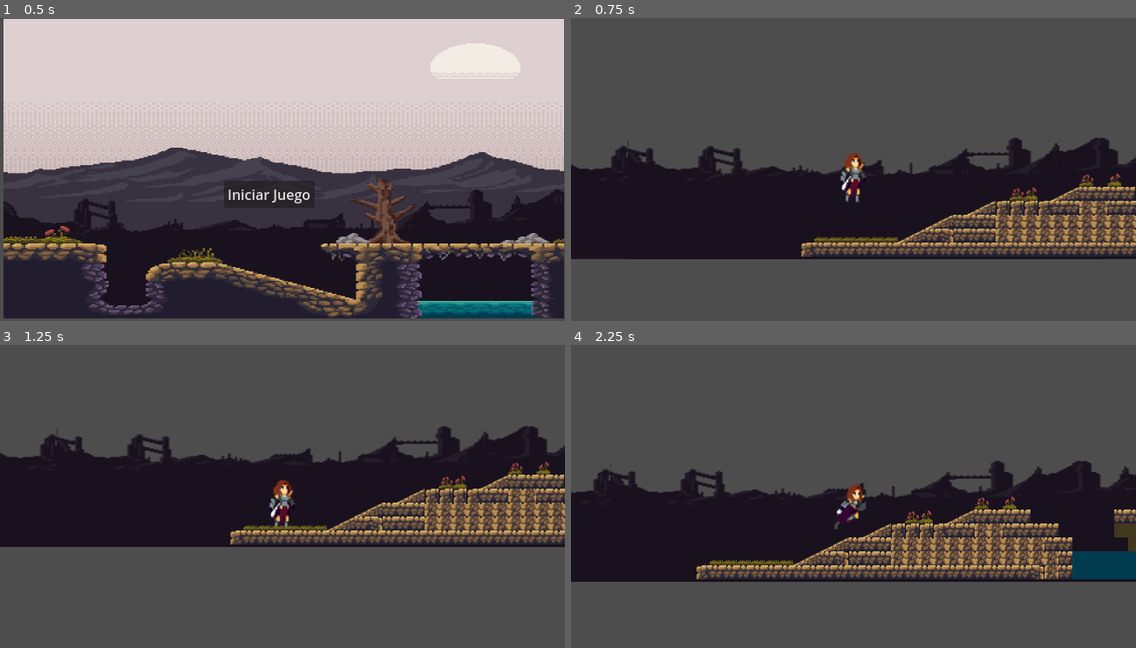
Above: before the commit, frames 1-4 (two rows, left to right).
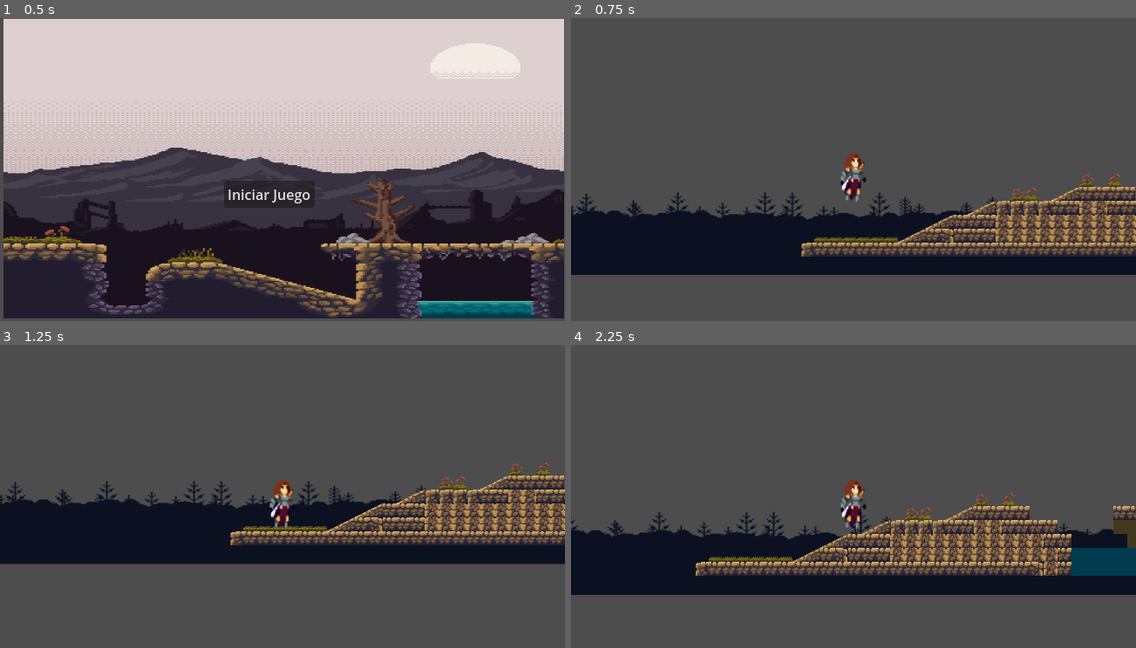
Above: after the commit, the same moments.

Repository: Lucas-tiziano-aguiar/juego-bosnia
Game: Godot game, scene res://play/menu_principal.tscn
The game is run twice, just before and just after one commit, with the same random seed, the same clock (stepped at 60 frames per second) and the same inputs.
Inputs:
- Up to frame 1 (0.5 s): no input
- Up to frame 2 (0.75 s): click "Iniciar Juego" at 0.5 s
- Up to frame 3 (1.25 s): no input
- Up to frame 4 (2.25 s): hold Z (crouch) 1.28-2.03 s; hold D (right) from 1.28 s (still down); tap W (jump) at 1.52 s; tap Shift (sprint) at 2.1 s

Frame 1 is identical in both runs. In frame 2, 20% of the frame differs, in the area x 0-100%, y 39-85%; in frame 3, 22%; in frame 4, 26%, in the area x 0-100%, y 38-83%.

Commit message:
v0.0.5

Diff:
--- a/play/mapa.tscn
+++ b/play/mapa.tscn
@@ -1,7 +1,7 @@
-[gd_scene load_steps=13 format=3 uid="uid://dh34mt2c5362e"]
+[gd_scene load_steps=15 format=3 uid="uid://dh34mt2c5362e"]
 
 [ext_resource type="PackedScene" uid="uid://dwkjalykqlw2r" path="res://play/player.tscn" id="1_ynve4"]
-[ext_resource type="Texture2D" uid="uid://dlk20lk8vf3bq" path="res://art savior/Platformer - desert/Background/BG-ruins.png" id="2_8mrjd"]
+[ext_resource type="Texture2D" uid="uid://b5pod6fs648h6" path="res://art savior/Free Pixel Art Forest/Free Pixel Art Forest/PNG/Background layers/Layer_0000_9.png" id="2_vc33e"]
 [ext_resource type="Texture2D" uid="uid://cgs65ndulccgq" path="res://art savior/Platformer - desert/Tileset/00Atlas.png" id="3_gfo6u"]
 
 [sub_resource type="RectangleShape2D" id="RectangleShape2D_tbyjy"]
@@ -11,6 +11,16 @@
 size = Vector2(33, 169.5)
 
 [sub_resource type="PhysicsMaterial" id="PhysicsMaterial_x2s2u"]
+
+[sub_resource type="NavigationPolygon" id="NavigationPolygon_urg7o"]
+vertices = PackedVector2Array(-8, -8, 8, -8, 8, 8, -8, 8)
+polygons = Array[PackedInt32Array]([PackedInt32Array(0, 1, 2, 3)])
+outlines = Array[PackedVector2Array]([PackedVector2Array(-8, -8, 8, -8, 8, 8, -8, 8)])
+
+[sub_resource type="NavigationPolygon" id="NavigationPolygon_qapfj"]
+vertices = PackedVector2Array(-8, -8, 8, -8, 8, 8, -8, 8)
+polygons = Array[PackedInt32Array]([PackedInt32Array(0, 1, 2, 3)])
+outlines = Array[PackedVector2Array]([PackedVector2Array(-8, -8, 8, -8, 8, 8, -8, 8)])
 
 [sub_resource type="NavigationPolygon" id="NavigationPolygon_mw0ji"]
 vertices = PackedVector2Array(-8, -8, 8, -8, 8, 8, -8, 8)
@@ -40,11 +50,11 @@
 1:0/0 = 0
 1:0/0/physics_layer_0/linear_velocity = Vector2(0, 0)
 1:0/0/physics_layer_0/angular_velocity = 0.0
-1:0/0/physics_layer_0/polygon_0/points = PackedVector2Array(-8, -8, 8, -8, 8, 8, -8, 8)
+1:0/0/physics_layer_0/polygon_0/points = PackedVector2Array(8, 8, -6.8125, 8, -6.9375, 2.1875, -5.3125, 0.5625, -6.5625, -1.0625, -6.5625, -6.6875, -0.5625, -8, 8, -8)
 2:0/0 = 0
 2:0/0/physics_layer_0/linear_velocity = Vector2(0, 0)
 2:0/0/physics_layer_0/angular_velocity = 0.0
-2:0/0/physics_layer_0/polygon_0/points = PackedVector2Array(-6.27557, -6.27557, 8, -8, 8, 8, -6.0988, 8)
+2:0/0/physics_layer_0/polygon_0/points = PackedVector2Array(-8, -8, 8, -8, 8, 8, -8, 8)
 3:0/0 = 0
 3:0/0/physics_layer_0/linear_velocity = Vector2(0, 0)
 3:0/0/physics_layer_0/angular_velocity = 0.0
@@ -56,7 +66,7 @@
 5:0/0 = 0
 5:0/0/physics_layer_0/linear_velocity = Vector2(0, 0)
 5:0/0/physics_layer_0/angular_velocity = 0.0
-5:0/0/physics_layer_0/polygon_0/points = PackedVector2Array(-8, -8, 5.03814, -8, 6.45235, 0.441941, 6.45235, 8, -8, 8)
+5:0/0/physics_layer_0/polygon_0/points = PackedVector2Array(8, 8, -8, 8, -8, -8, 8, -8)
 6:0/0 = 0
 6:0/0/physics_layer_0/linear_velocity = Vector2(0, 0)
 6:0/0/physics_layer_0/angular_velocity = 0.0
@@ -84,11 +94,11 @@
 12:0/0 = 0
 12:0/0/physics_layer_0/linear_velocity = Vector2(0, 0)
 12:0/0/physics_layer_0/angular_velocity = 0.0
-12:0/0/physics_layer_0/polygon_0/points = PackedVector2Array(-5.12653, -8, 8, -8, 8, 8, -5.74524, 8)
+12:0/0/physics_layer_0/polygon_0/points = PackedVector2Array(8, 1.3125, 8, 8, -6.9375, 8, -6.8125, 1.3125, -5.8125, 1.3125, -5.9375, -8, 8, -8)
 13:0/0 = 0
 13:0/0/physics_layer_0/linear_velocity = Vector2(0, 0)
 13:0/0/physics_layer_0/angular_velocity = 0.0
-13:0/0/physics_layer_0/polygon_0/points = PackedVector2Array(-8, -8, 5.74524, -8, 6.0988, 8, -8, 8)
+13:0/0/physics_layer_0/polygon_0/points = PackedVector2Array(5.0625, -0.4375, 6.8125, 1.9375, 6.8125, 8, -8, 8, -8, -8, 4.9375, -8)
 14:0/0 = 0
 14:0/0/physics_layer_0/linear_velocity = Vector2(0, 0)
 14:0/0/physics_layer_0/angular_velocity = 0.0
@@ -132,15 +142,15 @@
 4:1/0 = 0
 4:1/0/physics_layer_0/linear_velocity = Vector2(0, 0)
 4:1/0/physics_layer_0/angular_velocity = 0.0
-4:1/0/physics_layer_0/polygon_0/points = PackedVector2Array(-8, -2.20971, 8, -2.20971, 8, 8, -8, 8)
+4:1/0/physics_layer_0/polygon_0/points = PackedVector2Array(-8, -4.50781, -4.50781, -8, 8, -8, 8, 8, -8, 8)
 5:1/0 = 0
 5:1/0/physics_layer_0/linear_velocity = Vector2(0, 0)
 5:1/0/physics_layer_0/angular_velocity = 0.0
-5:1/0/physics_layer_0/polygon_0/points = PackedVector2Array(-1.32582, 1.67938, 2.74004, -0.618718, 8, -1.67938, 8, 8, -6.45235, 8, -4.15425, 4.15425)
+5:1/0/physics_layer_0/polygon_0/points = PackedVector2Array(-4.15425, 3.97748, -0.0883884, -0.795495, 8, -1.32583, 8, 8, -8, 8)
 6:1/0 = 0
 6:1/0/physics_layer_0/linear_velocity = Vector2(0, 0)
 6:1/0/physics_layer_0/angular_velocity = 0.0
-6:1/0/physics_layer_0/polygon_0/points = PackedVector2Array(-8, -3.44715, -0.618719, -5.39169, -0.972271, 2.74004, 2.20971, 5.39169, 5.39169, 8, -8, 8)
+6:1/0/physics_layer_0/polygon_0/points = PackedVector2Array(-8, -3.44715, -0.972271, 2.74004, 2.20971, 5.39169, 5.39169, 8, -8, 8)
 7:1/0 = 0
 7:1/0/physics_layer_0/linear_velocity = Vector2(0, 0)
 7:1/0/physics_layer_0/angular_velocity = 0.0
@@ -156,11 +166,11 @@
 10:1/0 = 0
 10:1/0/physics_layer_0/linear_velocity = Vector2(0, 0)
 10:1/0/physics_layer_0/angular_velocity = 0.0
-10:1/0/physics_layer_0/polygon_0/points = PackedVector2Array(-8, -1.85616, 8, -3.09359, 8, 8, -8, 8)
+10:1/0/physics_layer_0/polygon_0/points = PackedVector2Array(8, -1.85616, -8, -1.67938, -8, 8, 8, 8)
 11:1/0 = 0
 11:1/0/physics_layer_0/linear_velocity = Vector2(0, 0)
 11:1/0/physics_layer_0/angular_velocity = 0.0
-11:1/0/physics_layer_0/polygon_0/points = PackedVector2Array(-8, -2.56326, 8, -1.5026, 8, 8, -8, 8)
+11:1/0/physics_layer_0/polygon_0/points = PackedVector2Array(8, -1.85616, -8, -2.74004, -8, 8, 8, 8)
 12:1/0 = 0
 12:1/0/physics_layer_0/linear_velocity = Vector2(0, 0)
 12:1/0/physics_layer_0/angular_velocity = 0.0
@@ -168,106 +178,134 @@
 13:1/0 = 0
 13:1/0/physics_layer_0/linear_velocity = Vector2(0, 0)
 13:1/0/physics_layer_0/angular_velocity = 0.0
+13:1/0/physics_layer_0/polygon_0/points = PackedVector2Array(8, 8, -0.0625, -1.6875, 0.0625, -4.9375, 4.0625, -8, 8, -8)
 14:1/0 = 0
 14:1/0/physics_layer_0/linear_velocity = Vector2(0, 0)
 14:1/0/physics_layer_0/angular_velocity = 0.0
+14:1/0/physics_layer_0/polygon_0/points = PackedVector2Array(8, 8, -8, 8, -8, -8, 8, -8)
 15:1/0 = 0
 15:1/0/physics_layer_0/linear_velocity = Vector2(0, 0)
 15:1/0/physics_layer_0/angular_velocity = 0.0
+15:1/0/physics_layer_0/polygon_0/points = PackedVector2Array(8, 8, -8, 8, -8, -8, 8, -8)
 16:1/0 = 0
 16:1/0/physics_layer_0/linear_velocity = Vector2(0, 0)
 16:1/0/physics_layer_0/angular_velocity = 0.0
+16:1/0/physics_layer_0/polygon_0/points = PackedVector2Array(-0.618717, -8, -8, -8, -8, 8, 2.20971, -2.74004)
 17:1/0 = 0
 17:1/0/physics_layer_0/linear_velocity = Vector2(0, 0)
 17:1/0/physics_layer_0/angular_velocity = 0.0
+17:1/0/physics_layer_0/polygon_0/points = PackedVector2Array(8, 8, -8, 8, -8, -8, 8, -8)
 18:1/0 = 0
 18:1/0/physics_layer_0/linear_velocity = Vector2(0, 0)
 18:1/0/physics_layer_0/angular_velocity = 0.0
 19:1/0 = 0
 19:1/0/physics_layer_0/linear_velocity = Vector2(0, 0)
 19:1/0/physics_layer_0/angular_velocity = 0.0
+19:1/0/physics_layer_0/polygon_0/points = PackedVector2Array(8, 8, -8, 8, -8, -8, 8, -8)
 0:2/0 = 0
 0:2/0/physics_layer_0/linear_velocity = Vector2(0, 0)
 0:2/0/physics_layer_0/angular_velocity = 0.0
+0:2/0/physics_layer_0/polygon_0/points = PackedVector2Array(-0.3125, -6.9375, -0.8125, -8, 8, -8, 8, 5.1875, 1.1875, 5.0625, 0.4375, 3.3125, -1.8125, 0.6875, -3.6875, -1.6875, -3.5625, -5.4375)
 1:2/0 = 0
 1:2/0/physics_layer_0/linear_velocity = Vector2(0, 0)
 1:2/0/physics_layer_0/angular_velocity = 0.0
+1:2/0/physics_layer_0/polygon_0/points = PackedVector2Array(8, -8, 8, 5.0625, -8, 4.8125, -8, -8)
 2:2/0 = 0
 2:2/0/physics_layer_0/linear_velocity = Vector2(0, 0)
 2:2/0/physics_layer_0/angular_velocity = 0.0
+2:2/0/physics_layer_0/polygon_0/points = PackedVector2Array(4.0625, -4.9375, 3.9375, -2.3125, 2.3125, -0.6875, 1.9375, 1.3125, -0.0625, 2.4375, -0.1875, 4.9375, -8, 4.8125, -8, -8, -0.0625, -8, 1.9375, -6.9375)
 3:2/0 = 0
 3:2/0/physics_layer_0/linear_velocity = Vector2(0, 0)
 3:2/0/physics_layer_0/angular_velocity = 0.0
+3:2/0/physics_layer_0/polygon_0/points = PackedVector2Array(8, 8, -8, 8, -8, -6.0625, 8, -6.1875)
 4:2/0 = 0
 4:2/0/physics_layer_0/linear_velocity = Vector2(0, 0)
 4:2/0/physics_layer_0/angular_velocity = 0.0
+4:2/0/physics_layer_0/polygon_0/points = PackedVector2Array(8, 8, -8, 8, -8, -8, 8, -8)
 5:2/0 = 0
 5:2/0/physics_layer_0/linear_velocity = Vector2(0, 0)
 5:2/0/physics_layer_0/angular_velocity = 0.0
+5:2/0/physics_layer_0/polygon_0/points = PackedVector2Array(8, -8, -8, -8, -4.86136, -2.74004, -2.20971, -1.32583, 2.38649, -0.972272, 5.56847, -2.20971, 8, -4.33103)
 6:2/0 = 0
 6:2/0/physics_layer_0/linear_velocity = Vector2(0, 0)
 6:2/0/physics_layer_0/angular_velocity = 0.0
+6:2/0/physics_layer_0/polygon_0/points = PackedVector2Array(8, -8, -0.265165, -6.27557, -5.56847, -2.56326, -6.0988, 8, 8, 8)
 7:2/0 = 0
 7:2/0/physics_layer_0/linear_velocity = Vector2(0, 0)
 7:2/0/physics_layer_0/angular_velocity = 0.0
+7:2/0/physics_layer_0/polygon_0/points = PackedVector2Array(-8, -8, -0.265165, -6.27557, 5.03814, -2.56326, 8, 8, -8, 8)
 8:2/0 = 0
 8:2/0/physics_layer_0/linear_velocity = Vector2(0, 0)
 8:2/0/physics_layer_0/angular_velocity = 0.0
+8:2/0/physics_layer_0/polygon_0/points = PackedVector2Array(8, -8, -8, 8, 8, 8)
 9:2/0 = 0
 9:2/0/physics_layer_0/linear_velocity = Vector2(0, 0)
 9:2/0/physics_layer_0/angular_velocity = 0.0
+9:2/0/physics_layer_0/polygon_0/points = PackedVector2Array(8, 8, -8, 8, -8, -8, 8, -8)
 10:2/0 = 0
 10:2/0/physics_layer_0/linear_velocity = Vector2(0, 0)
 10:2/0/physics_layer_0/angular_velocity = 0.0
+10:2/0/physics_layer_0/polygon_0/points = PackedVector2Array(8, 8, -8, 8, -8, -8, 8, -8)
 11:2/0 = 0
 11:2/0/physics_layer_0/linear_velocity = Vector2(0, 0)
 11:2/0/physics_layer_0/angular_velocity = 0.0
+11:2/0/physics_layer_0/polygon_0/points = PackedVector2Array(0.441942, 0.441941, -8, -8, -8, 8, 8, 8)
 12:2/0 = 0
 12:2/0/physics_layer_0/linear_velocity = Vector2(0, 0)
 12:2/0/physics_layer_0/angular_velocity = 0.0
+12:2/0/physics_layer_0/polygon_0/points = PackedVector2Array(8, -8, -8, -8, -8, 8, 8, 8)
 13:2/0 = 0
 13:2/0/physics_layer_0/linear_velocity = Vector2(0, 0)
 13:2/0/physics_layer_0/angular_velocity = 0.0
+13:2/0/physics_layer_0/polygon_0/points = PackedVector2Array(8, -8, -8, -8, -8, 8, 8, 8)
 14:2/0 = 0
 14:2/0/physics_layer_0/linear_velocity = Vector2(0, 0)
 14:2/0/physics_layer_0/angular_velocity = 0.0
+14:2/0/physics_layer_0/polygon_0/points = PackedVector2Array(8, -0.441942, -8, -8, -8, 8, 8, 8)
 15:2/0 = 0
 15:2/0/physics_layer_0/linear_velocity = Vector2(0, 0)
 15:2/0/physics_layer_0/angular_velocity = 0.0
+15:2/0/physics_layer_0/polygon_0/points = PackedVector2Array(-8, -0.453125, -8, 8, 8, 8)
 16:2/0 = 0
 16:2/0/physics_layer_0/linear_velocity = Vector2(0, 0)
 16:2/0/physics_layer_0/angular_velocity = 0.0
-16:2/0/physics_layer_0/polygon_0/points = PackedVector2Array(-3.35876, -2.20971, 8, -8, 8, 8, -8, 8, -8, 0.265165)
+16:2/0/physics_layer_0/polygon_0/points = PackedVector2Array(8, 8, -8, 8, -8, 8, 8, -0.441942)
 17:2/0 = 0
 17:2/0/physics_layer_0/linear_velocity = Vector2(0, 0)
 17:2/0/physics_layer_0/angular_velocity = 0.0
-17:2/0/physics_layer_0/polygon_0/points = PackedVector2Array(-0.883884, 4.15425, 8, -0.265165, 8, 8, -8, 8)
+17:2/0/physics_layer_0/polygon_0/points = PackedVector2Array(-8, -0.453125, -8, 8, 8, 8, 8, -8, 7.70313, -8)
 18:2/0 = 0
 18:2/0/physics_layer_0/linear_velocity = Vector2(0, 0)
 18:2/0/physics_layer_0/angular_velocity = 0.0
-18:2/0/physics_layer_0/polygon_0/points = PackedVector2Array(-2.74004, -3.09359, 8, -8, 8, 8, -8, 8, -8, -0.795495)
+18:2/0/physics_layer_0/polygon_0/points = PackedVector2Array(8, -8, -8, -8, -8, 8, 8, 8)
 19:2/0 = 0
 19:2/0/physics_layer_0/linear_velocity = Vector2(0, 0)
 19:2/0/physics_layer_0/angular_velocity = 0.0
+19:2/0/physics_layer_0/polygon_0/points = PackedVector2Array(8, -8, -8, -8, -8, 8, 8, 8)
 0:3/0 = 0
 0:3/0/physics_layer_0/linear_velocity = Vector2(0, 0)
 0:3/0/physics_layer_0/angular_velocity = 0.0
+0:3/0/physics_layer_0/polygon_0/points = PackedVector2Array(8, 8, -8, 8, -8, -8, 8, -8)
 1:3/0 = 0
 1:3/0/physics_layer_0/linear_velocity = Vector2(0, 0)
 1:3/0/physics_layer_0/angular_velocity = 0.0
+1:3/0/physics_layer_0/polygon_0/points = PackedVector2Array(8, 8, -8, 8, -8, -8, 8, -8)
 2:3/0 = 0
 2:3/0/physics_layer_0/linear_velocity = Vector2(0, 0)
 2:3/0/physics_layer_0/angular_velocity = 0.0
+2:3/0/physics_layer_0/polygon_0/points = PackedVector2Array(8, 8, -8, 8, -8, -8, 8, -8)
 3:3/0 = 0
 3:3/0/physics_layer_0/linear_velocity = Vector2(0, 0)
 3:3/0/physics_layer_0/angular_velocity = 0.0
+3:3/0/physics_layer_0/polygon_0/points = PackedVector2Array(8, 8, -8, 8, -8, -8, 8, -8)
 4:3/0 = 0
 4:3/0/physics_layer_0/linear_velocity = Vector2(0, 0)
 4:3/0/physics_layer_0/angular_velocity = 0.0
+4:3/0/physics_layer_0/polygon_0/points = PackedVector2Array(8, 8, -8, 8, -8, -8, 8, -8)
 5:3/0 = 0
 5:3/0/physics_layer_0/linear_velocity = Vector2(0, 0)
 5:3/0/physics_layer_0/angular_velocity = 0.0
-5:3/0/physics_layer_0/polygon_0/points = PackedVector2Array(-8, -8, 8, -8, 8, 8, -8, 8, -8, -0.795495)
+5:3/0/physics_layer_0/polygon_0/points = PackedVector2Array(8, -8, -8, -8, -8, -0.618719, -8, 5.21491, 1.67938, -0.618719, 8, -1.5026)
 6:3/0 = 0
 6:3/0/physics_layer_0/linear_velocity = Vector2(0, 0)
 6:3/0/physics_layer_0/angular_velocity = 0.0
@@ -283,22 +321,27 @@
 9:3/0 = 0
 9:3/0/physics_layer_0/linear_velocity = Vector2(0, 0)
 9:3/0/physics_layer_0/angular_velocity = 0.0
+9:3/0/physics_layer_0/polygon_0/points = PackedVector2Array(8, -8, -8, -8, -8, -0.618719, -3.09359, 2.03293, 2.56326, 0.795495, 8, 3.8007)
 10:3/0 = 0
 10:3/0/physics_layer_0/linear_velocity = Vector2(0, 0)
 10:3/0/physics_layer_0/angular_velocity = 0.0
-10:3/0/physics_layer_0/polygon_0/points = PackedVector2Array(-8, -8, 8, -8, 8, 0.0883884, 0.265165, -1.14905, -8, 0.441941)
+10:3/0/physics_layer_0/polygon_0/points = PackedVector2Array(8, -8, -8, -8, -8, 8, 8, 8)
 11:3/0 = 0
 11:3/0/physics_layer_0/linear_velocity = Vector2(0, 0)
 11:3/0/physics_layer_0/angular_velocity = 0.0
+11:3/0/physics_layer_0/polygon_0/points = PackedVector2Array(8, -8, -8, -8, -8, 3.8007, -4.33103, -1.5026, 0.972273, -1.32583, 8, -1.67938)
 12:3/0 = 0
 12:3/0/physics_layer_0/linear_velocity = Vector2(0, 0)
 12:3/0/physics_layer_0/angular_velocity = 0.0
+12:3/0/physics_layer_0/polygon_0/points = PackedVector2Array(8, -8, -6.45235, -8, -6.45235, -2.56326, -3.62392, -0.972272, 2.56326, 0.795495, 8, 1.14905)
 13:3/0 = 0
 13:3/0/physics_layer_0/linear_velocity = Vector2(0, 0)
 13:3/0/physics_layer_0/angular_velocity = 0.0
+13:3/0/navigation_layer_0/polygon = SubResource("NavigationPolygon_urg7o")
 14:3/0 = 0
 14:3/0/physics_layer_0/linear_velocity = Vector2(0, 0)
 14:3/0/physics_layer_0/angular_velocity = 0.0
+14:3/0/navigation_layer_0/polygon = SubResource("NavigationPolygon_qapfj")
 15:3/0 = 0
 15:3/0/physics_layer_0/linear_velocity = Vector2(0, 0)
 15:3/0/physics_layer_0/angular_velocity = 0.0
@@ -306,6 +349,7 @@
 16:3/0 = 0
 16:3/0/physics_layer_0/linear_velocity = Vector2(0, 0)
 16:3/0/physics_layer_0/angular_velocity = 0.0
+16:3/0/physics_layer_0/polygon_0/points = PackedVector2Array(8, 8, -8, 8, -8, -8, 8, -8)
 17:3/0 = 0
 17:3/0/physics_layer_0/linear_velocity = Vector2(0, 0)
 17:3/0/physics_layer_0/angular_velocity = 0.0
@@ -366,9 +410,9 @@
 motion_mirroring = Vector2(100, 0)
 
 [node name="Sprite2D" type="Sprite2D" parent="Fondo/Fondo1"]
-position = Vector2(324.5, 163)
-scale = Vector2(2.51953, 1.26563)
-texture = ExtResource("2_8mrjd")
+position = Vector2(575.5, -174.5)
+scale = Vector2(1.79849, 1.30769)
+texture = ExtResource("2_vc33e")
 
 [node name="StaticBody2D2" type="StaticBody2D" parent="."]
 position = Vector2(-18, 309)
@@ -383,4 +427,4 @@
 tile_set = SubResource("TileSet_v66gt")
 format = 2
 layer_0/name = "capa0"
-layer_0/tile_data = PackedInt32Array(1245184, 65536, 0, 1245 …(5871 unchanged characters)… 556, 393216, 4, 917557, 393216, 4, 917558, 1179648, 3, 917559, 1114112, 3, 917560, 1114112, 3, 917561, 1179648, 3, 917562, 1179648, 3, 917563, 1179648, 3, 983099, 1048576, 3, 983098, 1048576, 3, 983093, 1048576, 3, 983094, 1048576, 3, 983095, 1048576, 3, 983096, 1048576, 3, 983097, 1048576, 3, 983100, 1048576, 3, 983101, 1048576, 3, 983102, 1048576, 3, 1048631, 1048576, 3, 1048630, 1048576, 3, 1048632, 1048576, 3, 1048633, 1048576, 3, 1114138, 131072, 0, 1048639, 131072, 0, 1048640, 131072, 0, 1048641, 131072, 0, 1048642, 131072, 0, 1048643, 131072, 0, 1048644, 131072, 0, 1048645, 131072, 0, 1048646, 131072, 0, 852023, 1179648, 3)
+layer_0/tile_data = PackedInt32Array(1245184, 65536, 0, 1245 …(5871 unchanged characters)… 556, 393216, 4, 917557, 393216, 4, 917559, 1114112, 3, 917560, 1114112, 3, 917561, 1179648, 3, 917562, 1179648, 3, 917563, 1179648, 3, 983093, 1048576, 3, 983094, 1048576, 3, 1048631, 1048576, 3, 1048630, 1048576, 3, 1048632, 1048576, 3, 1048633, 1048576, 3, 1114138, 131072, 0, 1048639, 131072, 0, 1048640, 131072, 0, 1048641, 131072, 0, 1048642, 131072, 0, 1048643, 131072, 0, 1048644, 131072, 0, 1048645, 131072, 0, 1048646, 131072, 0, 983102, 1048576, 3, 983101, 1048576, 3, 983100, 1048576, 3, 983099, 1048576, 3, 983098, 1048576, 3, 983097, 1048576, 3, 983096, 1048576, 3, 983095, 1048576, 3, 917558, 1179648, 3, 852023, 1179648, 3)
Not shown, added: art savior/Free Pixel Art Forest/Free Pixel Art Forest/PNG/Background layers/Layer_0000_9.png.import
Not shown, added: art savior/Free Pixel Art Forest/Free Pixel Art Forest/PNG/Background layers/Layer_0001_8.png.import
Not shown, added: art savior/Free Pixel Art Forest/Free Pixel Art Forest/PNG/Background layers/Layer_0002_7.png.import
Not shown, added: art savior/Free Pixel Art Forest/Free Pixel Art Forest/PNG/Background layers/Layer_0003_6.png.import
Not shown, added: art savior/Free Pixel Art Forest/Free Pixel Art Forest/PNG/Background layers/Layer_0004_Lights.png.import
Not shown, added: art savior/Free Pixel Art Forest/Free Pixel Art Forest/PNG/Background layers/Layer_0005_5.png.import
Not shown, added: art savior/Free Pixel Art Forest/Free Pixel Art Forest/PNG/Background layers/Layer_0006_4.png.import
Not shown, added: art savior/Free Pixel Art Forest/Free Pixel Art Forest/PNG/Background layers/Layer_0007_Lights.png.import
Not shown, added: art savior/Free Pixel Art Forest/Free Pixel Art Forest/PNG/Background layers/Layer_0008_3.png.import
Not shown, added: art savior/Free Pixel Art Forest/Free Pixel Art Forest/PNG/Background layers/Layer_0009_2.png.import
Not shown, added: art savior/Free Pixel Art Forest/Free Pixel Art Forest/PNG/Background layers/Layer_0010_1.png.import
Not shown, added: art savior/Free Pixel Art Forest/Free Pixel Art Forest/PNG/Background layers/Layer_0011_0.png.import
(and 5 more such lines)
